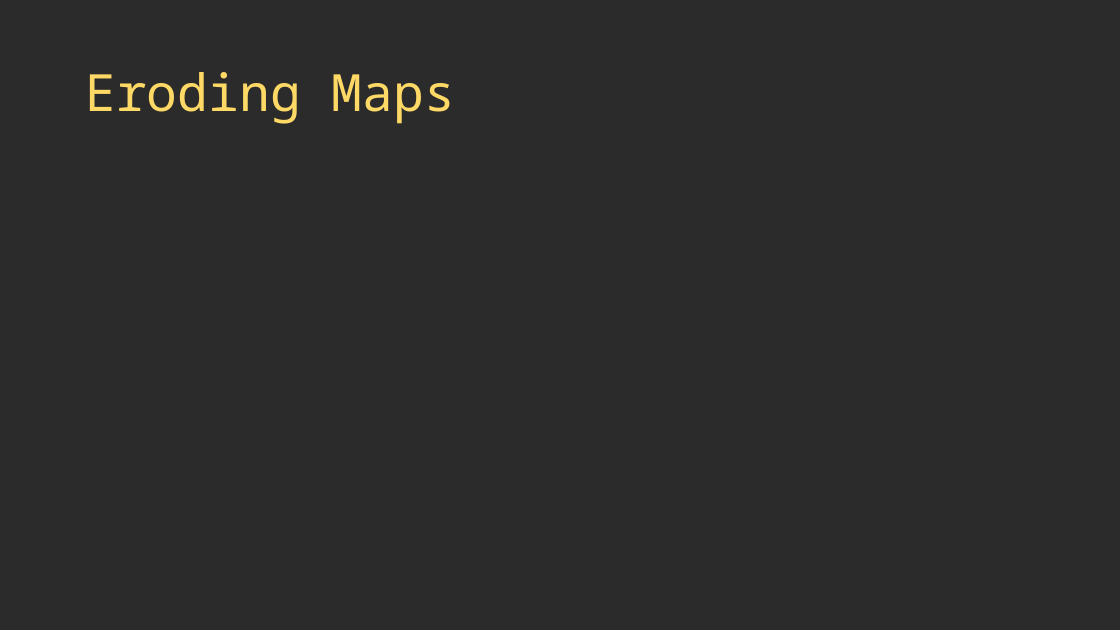
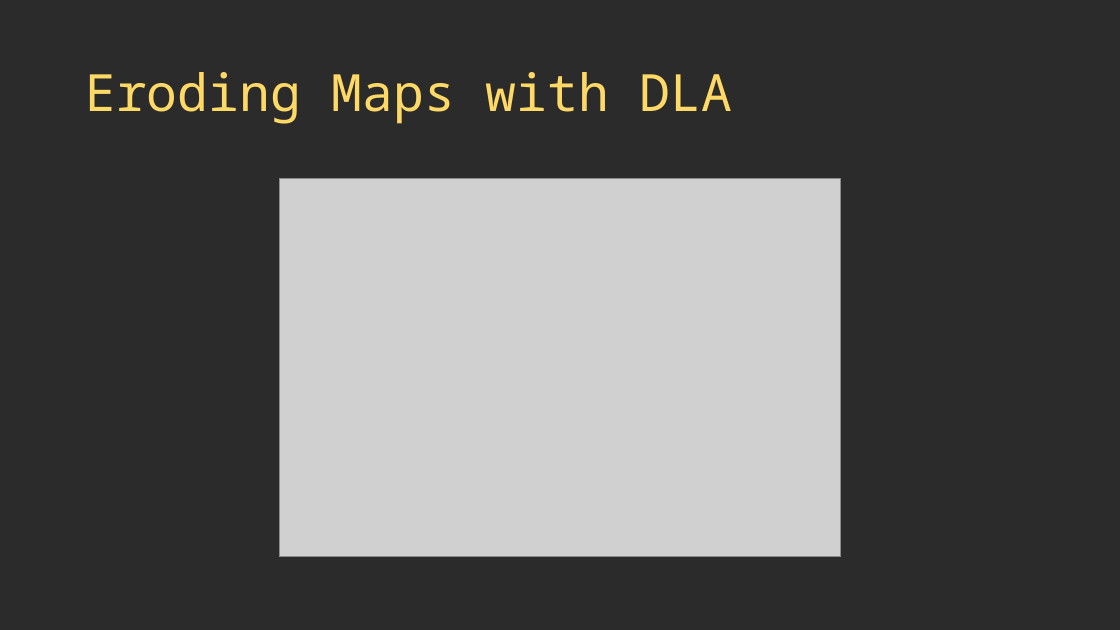
Before and after one commit to thebracket/roguelike-celebration-2020, a slide deck: slide 44 of Procedural Map Generation Techniques.pptx (slide 45 before the commit). Drawn at 1120x630 pixels with LibreOffice and Linux fonts; fonts in the diff are those of the drawing; grey boxes stand for pictures; background and template pictures are left out; a plain dark background stands for a picture behind light text. Boxes give left, top, right and bottom in pixels: in the first picture for what was removed or moved away, otherwise in the second. Text is boxed around its words. In the diff, an @@ line names an element or a change of style, - is before the commit and + after.

```diff
--- a/Procedural Map Generation Techniques.pptx
+++ b/Procedural Map Generation Techniques.pptx
@@ title at box(85, 72, 732, 124): text changed @@
-Eroding Maps
+Eroding Maps with DLA
@@ picture added at box(279, 179, 841, 557) @@
```
Also in this commit, not shown: 3 slides added, 1 slide removed, 5 other files.
